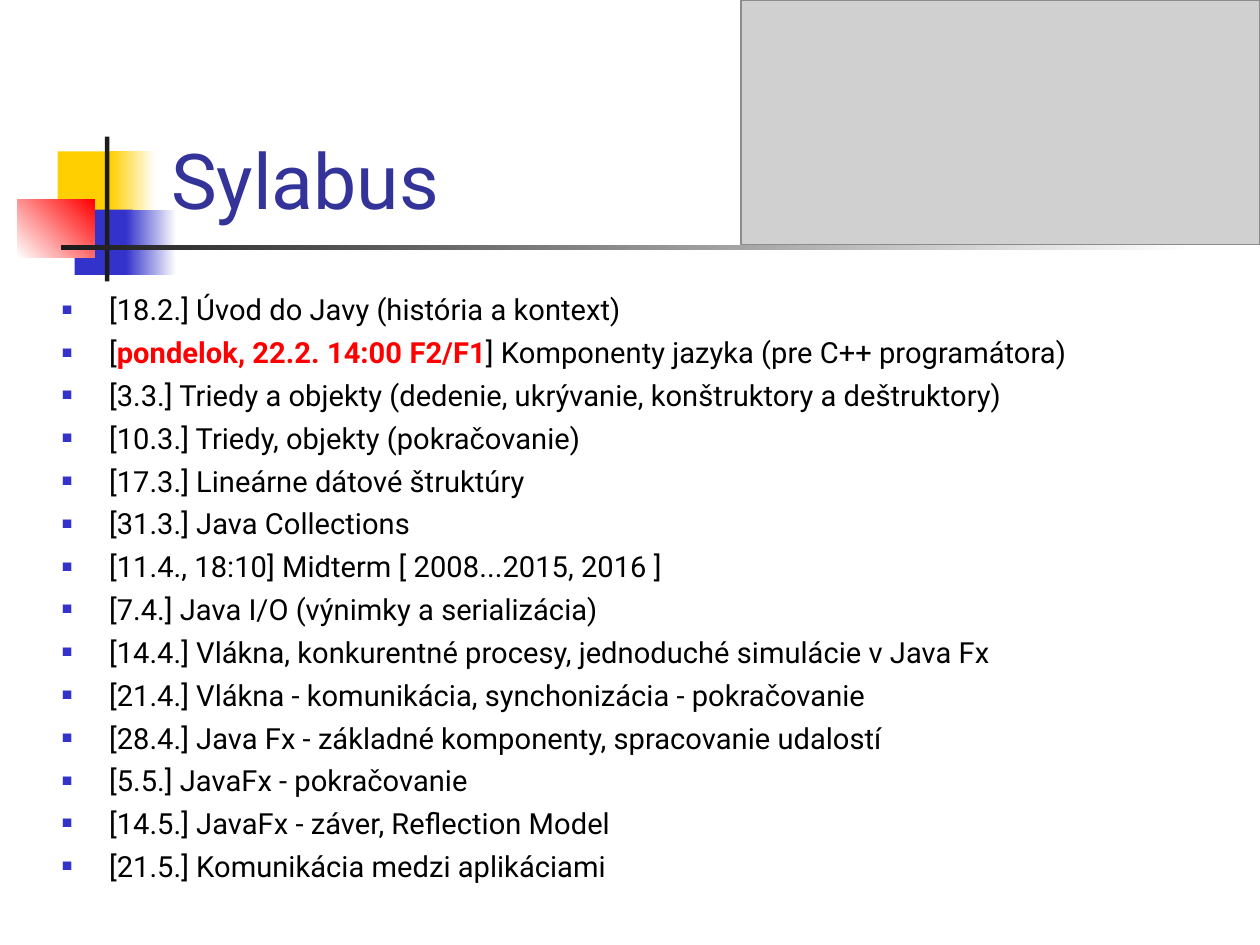
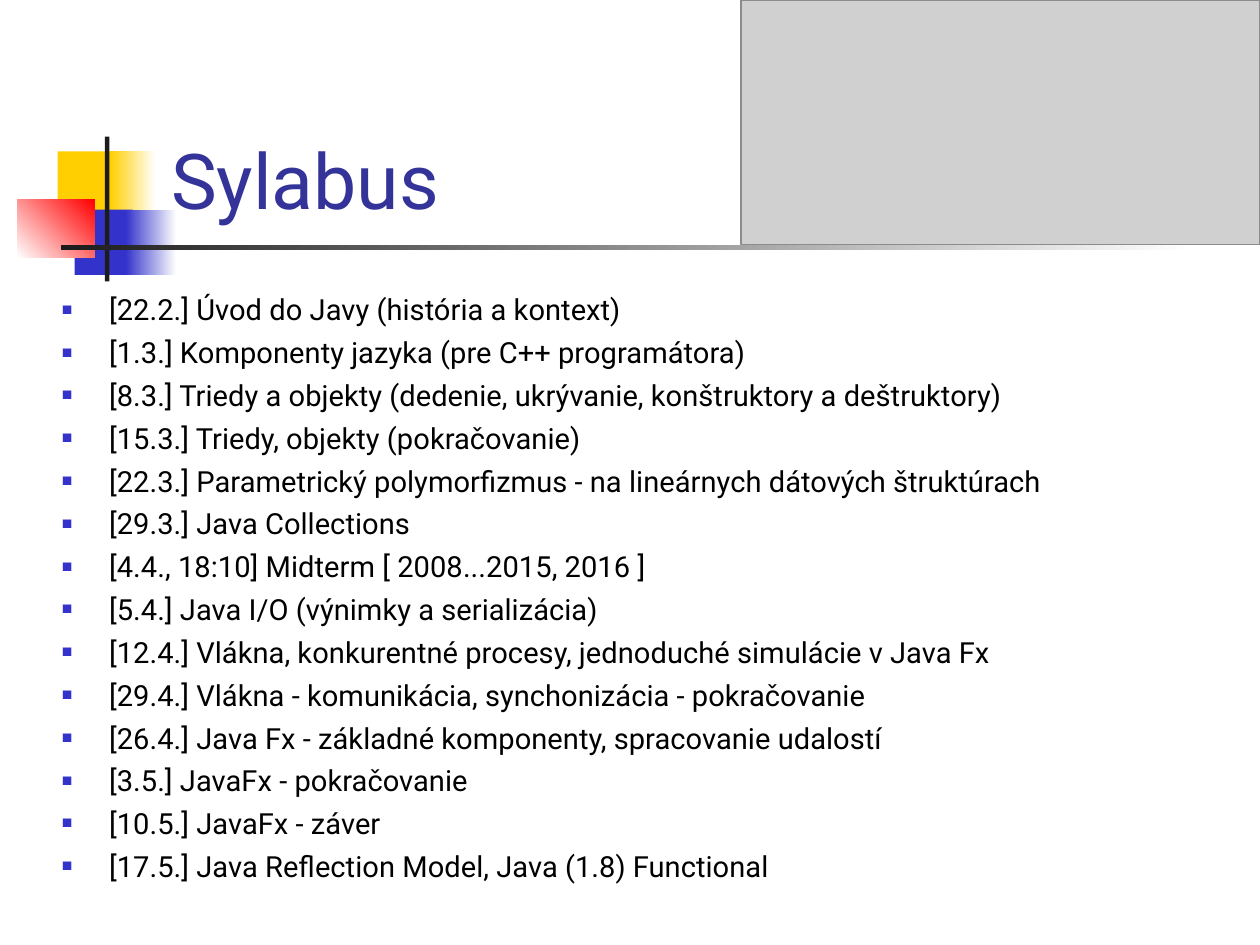
Before and after one commit to Programovanie4/Prednasky, a slide deck: slide 8 of 01/01_java.ppt. Drawn at 1260x945 pixels with LibreOffice and Linux fonts; fonts in the diff are those of the drawing; grey boxes stand for pictures. Boxes give left, top, right and bottom in pixels: in the first picture for what was removed or moved away, otherwise in the second. Text is boxed around its words. In the diff, an @@ line names an element or a change of style, - is before the commit and + after.

```diff
--- a/01/01_java.ppt
+++ b/01/01_java.ppt
@@ text at [109, 293, 1040, 884]: text changed @@
-■ [18.2.] Úvod do Javy (história a kontext)
-■ [pondelok, 22.2. 14:00 F2/F1] Komponenty jazyka (pre C++ programátora)
-■ [3.3.] Triedy a objekty (dedenie, ukrývanie, konštruktory a deštruktory)
-■ [10.3.] Triedy, objekty (pokračovanie)
-■ [17.3.] Lineárne dátové štruktúry
-■ [31.3.] Java Collections
-■ [11.4., 18:10] Midterm [ 2008...2015, 2016 ]
-■ [7.4.] Java I/O (výnimky a serializácia)
-■ [14.4.] Vlákna, konkurentné procesy, jednoduché simulácie v Java Fx
-■ [21.4.] Vlákna - komunikácia, synchonizácia - pokračovanie
-■ [28.4.] Java Fx - základné komponenty, spracovanie udalostí
-■ [5.5.] JavaFx - pokračovanie
-■ [14.5.] JavaFx - záver, Reflection Model
-■ [21.5.] Komunikácia medzi aplikáciami
+■ [22.2.] Úvod do Javy (história a kontext)
+■ [1.3.] Komponenty jazyka (pre C++ programátora)
+■ [8.3.] Triedy a objekty (dedenie, ukrývanie, konštruktory a deštruktory)
+■ [15.3.] Triedy, objekty (pokračovanie)
+■ [22.3.] Parametrický polymorfizmus - na lineárnych dátových štruktúrach
+■ [29.3.] Java Collections
+■ [4.4., 18:10] Midterm [ 2008...2015, 2016 ]
+■ [5.4.] Java I/O (výnimky a serializácia)
+■ [12.4.] Vlákna, konkurentné procesy, jednoduché simulácie v Java Fx
+■ [29.4.] Vlákna - komunikácia, synchonizácia - pokračovanie
+■ [26.4.] Java Fx - základné komponenty, spracovanie udalostí
+■ [3.5.] JavaFx - pokračovanie
+■ [10.5.] JavaFx - záver
+■ [17.5.] Java Reflection Model, Java (1.8) Functional
```
Also in this commit, not shown: 4 other slides changed, 1 slide added, 1 other file.
